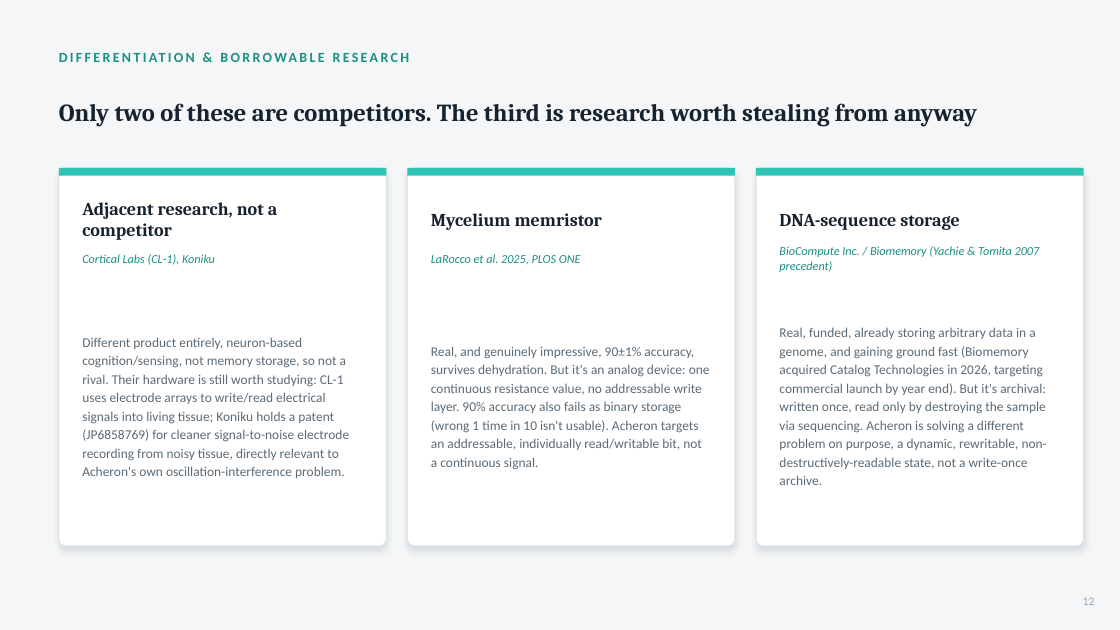
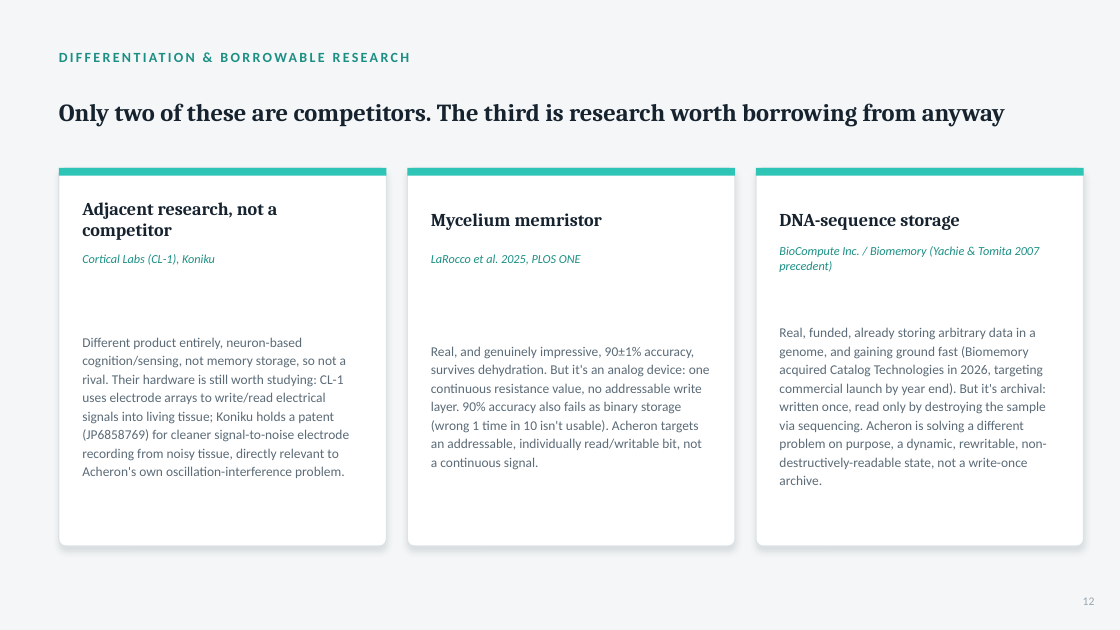
Before and after one commit to rewired89/Acheron, a slide deck: slide 12 of docs/pitch/Acheron_Pitch_Deck.pptx. Drawn at 1120x630 pixels with LibreOffice and Linux fonts; fonts in the diff are those of the drawing. Boxes give left, top, right and bottom in pixels: in the first picture for what was removed or moved away, otherwise in the second. Text is boxed around its words. In the diff, an @@ line names an element or a change of style, - is before the commit and + after.

```diff
--- a/docs/pitch/Acheron_Pitch_Deck.pptx
+++ b/docs/pitch/Acheron_Pitch_Deck.pptx
@@ text at <box>59,103,1005,126</box>: text changed @@
-Only two of these are competitors. The third is research worth stealing from anyway
+Only two of these are competitors. The third is research worth borrowing from anyway
```
Also in this commit, not shown: 5 other slides changed.
